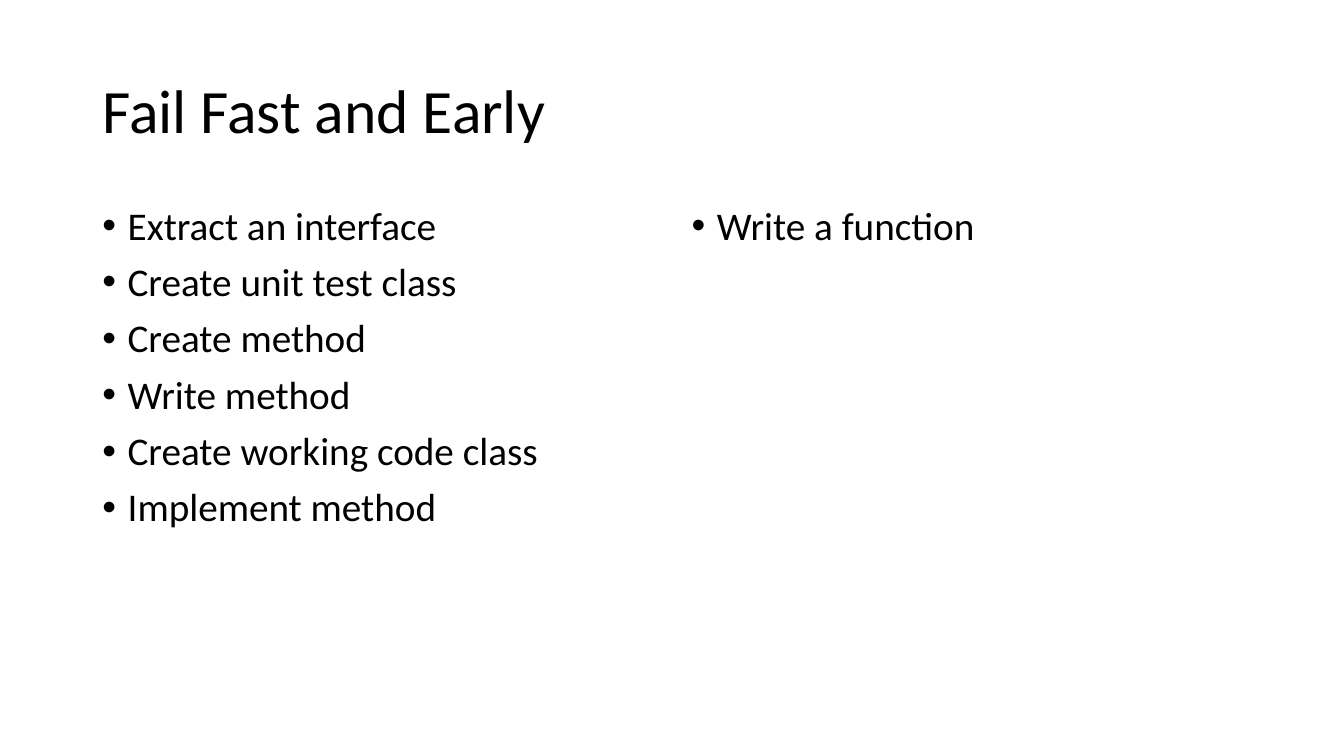
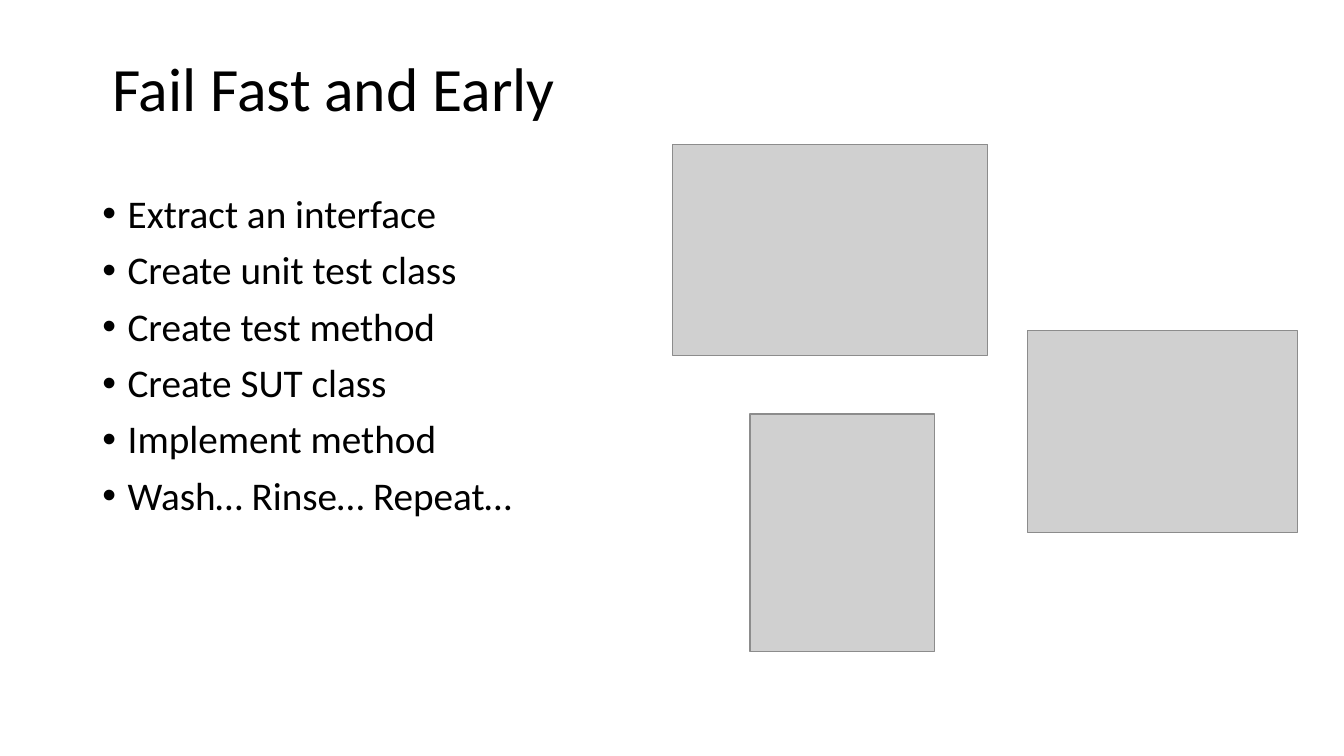
Before and after one commit to jamessdixon/REPL-Driven-Development, a slide deck: slide 14 of REPL-Driven-Development.pptx (slide 15 before the commit). Drawn at 1344x756 pixels with LibreOffice and Linux fonts; fonts in the diff are those of the drawing; grey boxes stand for pictures. Boxes give left, top, right and bottom in pixels: in the first picture for what was removed or moved away, otherwise in the second. Text is boxed around its words. In the diff, an @@ line names an element or a change of style, - is before the commit and + after.

```diff
--- a/REPL-Driven-Development.pptx
+++ b/REPL-Driven-Development.pptx
@@ title "Fail Fast and Early": place and size @@
-title "Fail Fast and Early" at (102,90,545,143)
+title "Fail Fast and Early" at (112,68,555,121)
@@ picture added at (674,144,988,355) @@
@@ text "Extract an interface": place and size @@
-text "Extract an interface" at (128,213,538,528)
+text "Extract an interface" at (128,201,512,517)
@@ text removed at (717,213,975,241) @@
-• Write a function
@@ text at (128,313,435,398): text changed @@
-• Create method
-• Write method
-• Create working code class
+• Create test method
+• Create SUT class
@@ picture added at (1027,331,1298,533) @@
@@ picture added at (750,414,936,651) @@
@@ text at (128,482,512,517): paragraph added @@
+• Wash… Rinse… Repeat…
```
Also in this commit, not shown: 4 other slides changed, 4 slides added, 4 slides removed, 30 other files.
